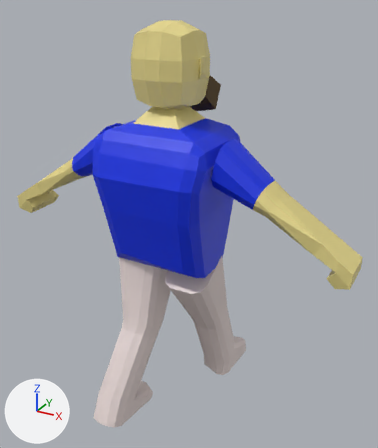
What one commit did to the FBX model Assets/Models/bro2.fbx.
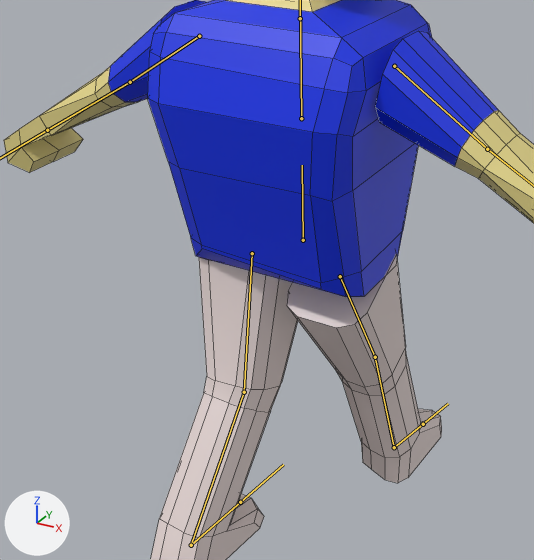
Old and new are each drawn whole from a 50 mm camera at (1.73, -2.92, 2.94) aimed at (0.05, 0.15, 1.41) and again close up on the part from 4% to 78% of the width and 27% to 93% of the height. Lighting does not change. The marker at lower left points along +X, +Y and +Z. Both versions are drawn at frame 24 of the action 'Armature|Walk'; the numbers are the values there. The bones that bend it are drawn over the model as lines in the close-ups. The close-ups show mesh edges as thin lines.
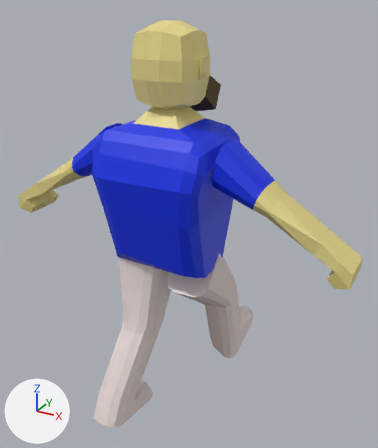
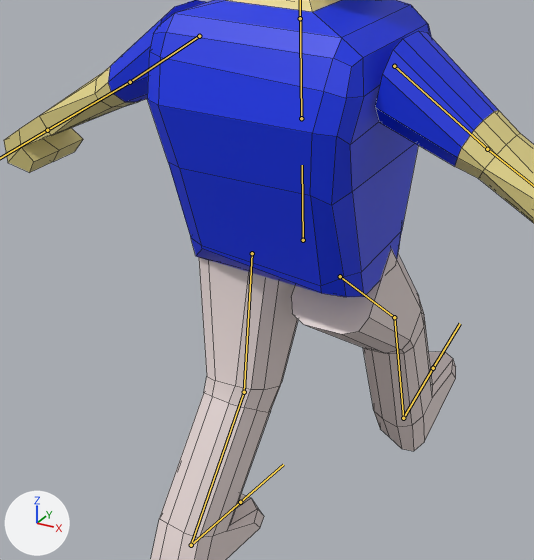
Edits to the bpy script that builds the scene:
```text
Change bone_upperleg_r:
    where bone_upperleg_r = bpy.data.objects['Armature'].pose.bones['UpperLeg.R']  # child of 'Hip'
    bone_upperleg_r.rotation_quaternion: (0.965, 0.0, 0.004, 0.264) -> (0.909, 0.015, 0.009, 0.417)  # degrees (0, 0, 31) -> degrees (2, 0, 49)
Change bone_lowerleg_r:
    where bone_lowerleg_r = bpy.data.objects['Armature'].pose.bones['LowerLeg.R']  # child of 'UpperLeg.R'
    bone_lowerleg_r.rotation_quaternion: (0.995, 0.0, -0.004, -0.105) -> (0.952, -0.028, -0.001, -0.306)  # degrees (0, 0, -12) -> degrees (-3, -1, -36)
Change bone_foot_r:
    where bone_foot_r = bpy.data.objects['Armature'].pose.bones['Foot.R']  # child of 'LowerLeg.R'
    bone_foot_r.rotation_quaternion: (0.963, -0.011, 0.003, -0.27) -> (1.0, 0.0, 0.0, 0.0)  # degrees (-1, 0, -31) -> degrees (0, 0, 0)
```

Pixel boxes [x1, y1, x2, y2] of what changed, in the close-ups (534 x 560 px):
'Mesh', posed: [4, 0, 534, 560] in both
bone 'UpperLeg.R', root to tip: before (340, 276) to (375, 357); after (340, 276) to (394, 317)
bone 'LowerLeg.R', root to tip: before (375, 357) to (394, 447); after (394, 317) to (403, 418)
bone 'Foot.R', root to tip: before (394, 447) to (423, 424); after (403, 418) to (433, 368)
